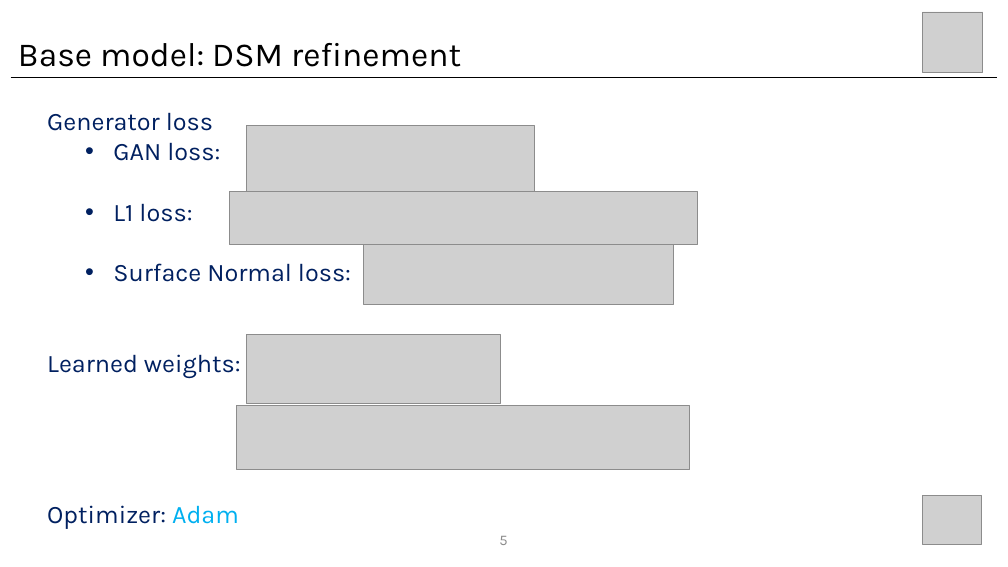
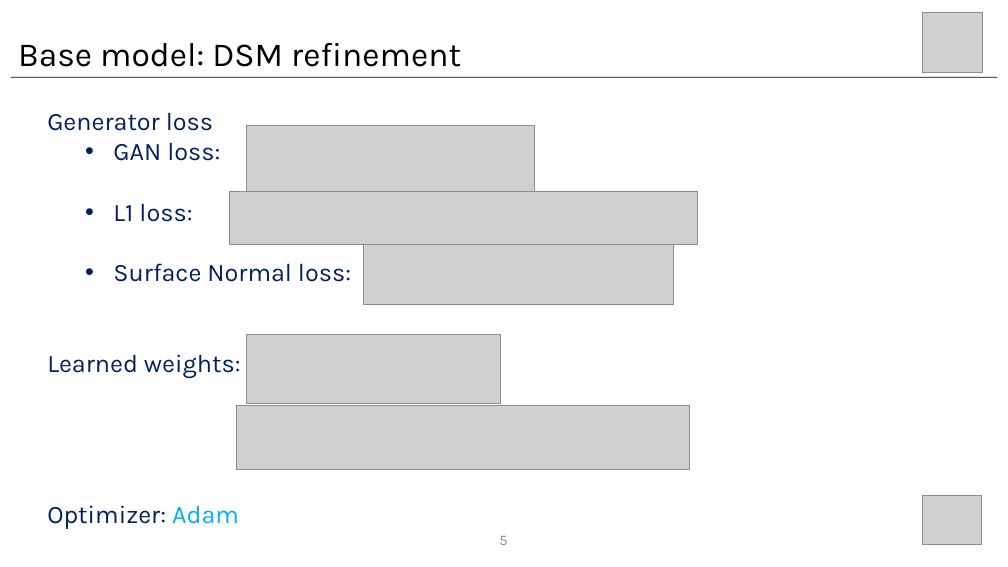
Before and after one commit to wangyi111/Building-Vectorization-3D, a slide deck: slide 5 of assets/reports/20201029_BuildNetwork.pptx. Drawn at 1008x567 pixels with LibreOffice and Linux fonts; fonts in the diff are those of the drawing; grey boxes stand for pictures. Boxes give left, top, right and bottom in pixels: in the first picture for what was removed or moved away, otherwise in the second. Text is boxed around its words. In the diff, an @@ line names an element or a change of style, - is before the commit and + after.

```diff
--- a/assets/reports/20201029_BuildNetwork.pptx
+++ b/assets/reports/20201029_BuildNetwork.pptx
@@ line (11, 77) - (997, 77): stroke #000000 0.5 pt to #000000 0.75 pt @@
```
Also in this commit, not shown: 11 other slides changed, 5 slides added, 1 slide removed, 1 other file.
